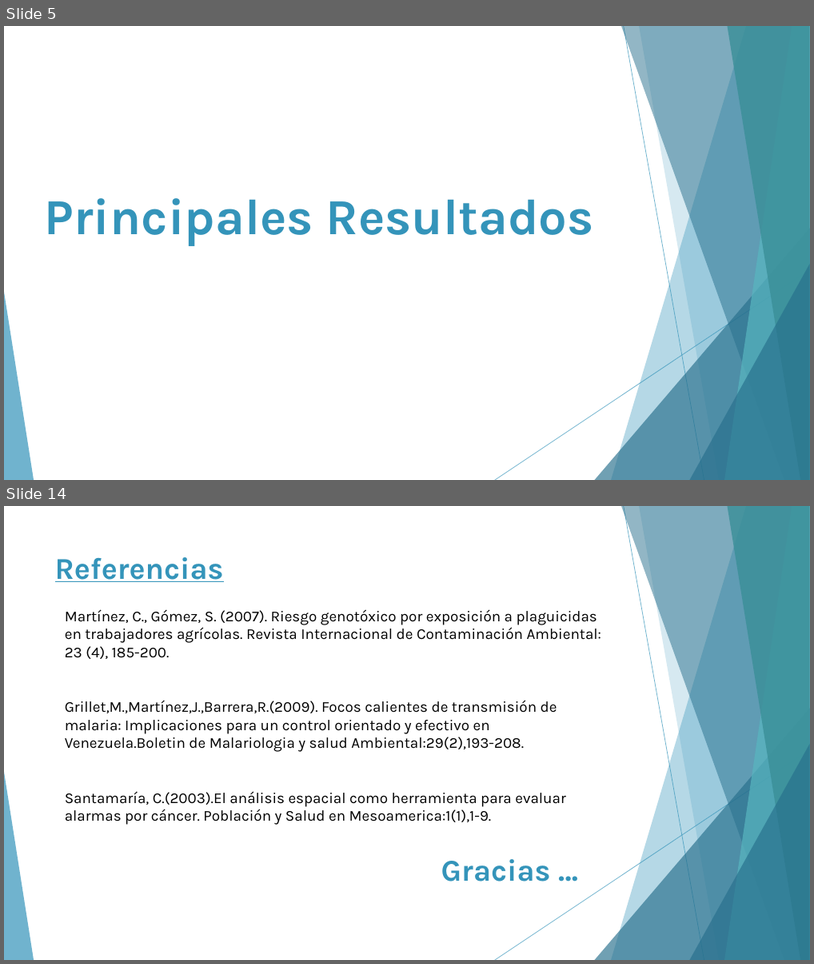
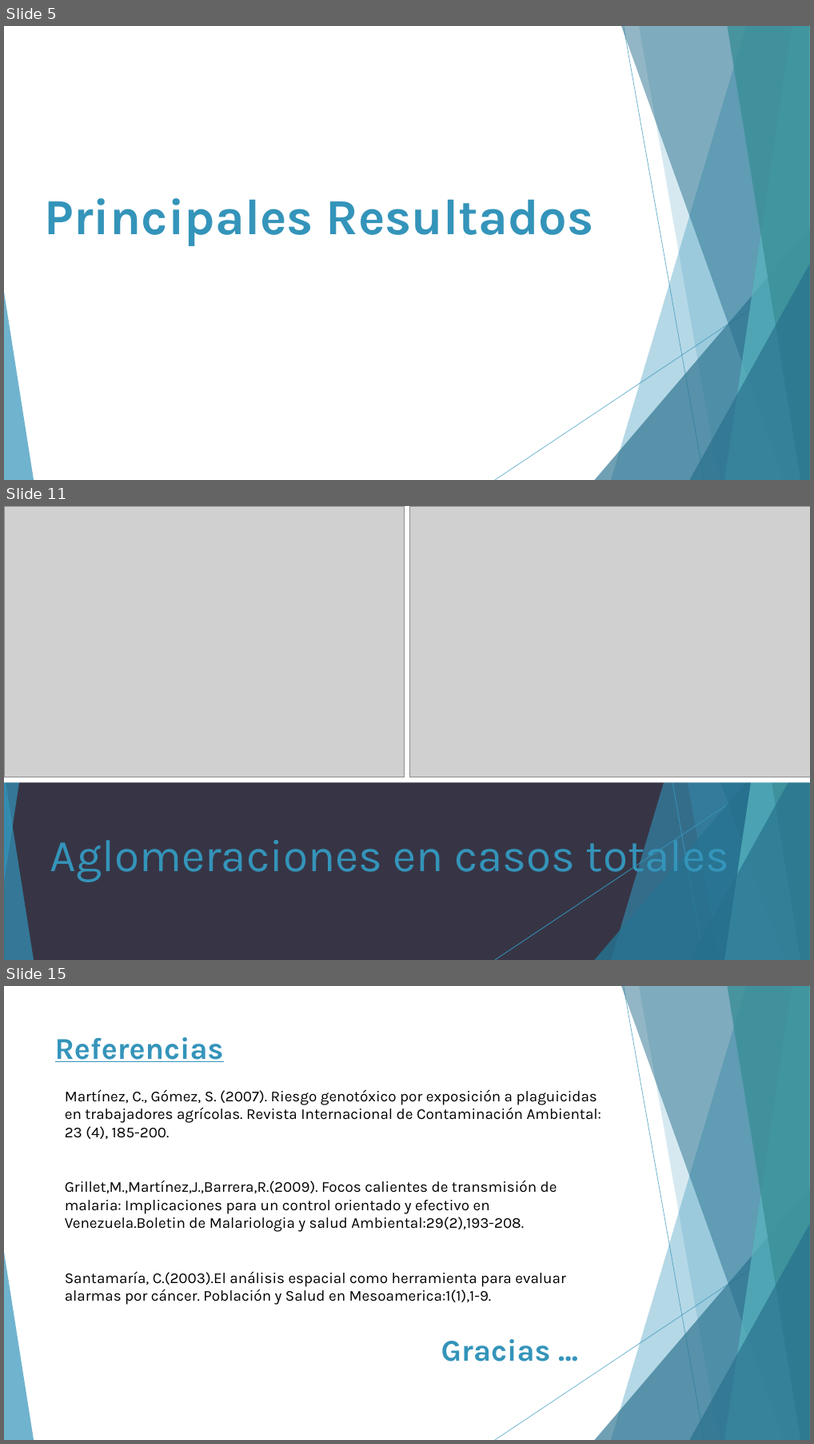
Before and after one commit to andresarguedas/Intoxicaciones-CR-2007-2014, a slide deck: Presentación - Intoxicaciones.pptx. Shown one above the other, each under a label of ours: slides 5 and 14 before the commit, slides 5, 11 and 15 after it; the slides between them are not shown. The pictures are 814x964 and 814x1444 pixels, drawn with LibreOffice and Linux fonts; fonts in the diff are those of the drawing; grey boxes stand for pictures. Boxes give left, top, right and bottom in pixels: in the first picture for what was removed or moved away, otherwise in the second. Text is boxed around its words. In the diff, an @@ line names an element or a change of style, - is before the commit and + after.

```diff
--- a/Presentación - Intoxicaciones.pptx
+++ b/Presentación - Intoxicaciones.pptx
@@ slide 11 added at [4,506,810,960], background #373545; not listed: 10 template elements that a slide beside it also shows @@
@@ rectangle added at [4,506,810,783], fill #FFFFFF @@
@@ picture added at [4,506,405,776] @@
@@ picture added at [410,506,810,777] @@
@@ group added at [4,506,810,960]: 6 freeform shapes, 2 lines, 2 triangles @@
@@ title added at [50,830,730,882], 54 pt, text #3494BA @@
+Aglomeraciones en casos totales
@@ what was slide 14 is now slide 15 @@
```
Also in this commit, not shown: 1 slide changed, 8 other slides added, 8 slides removed, 4 other files.
